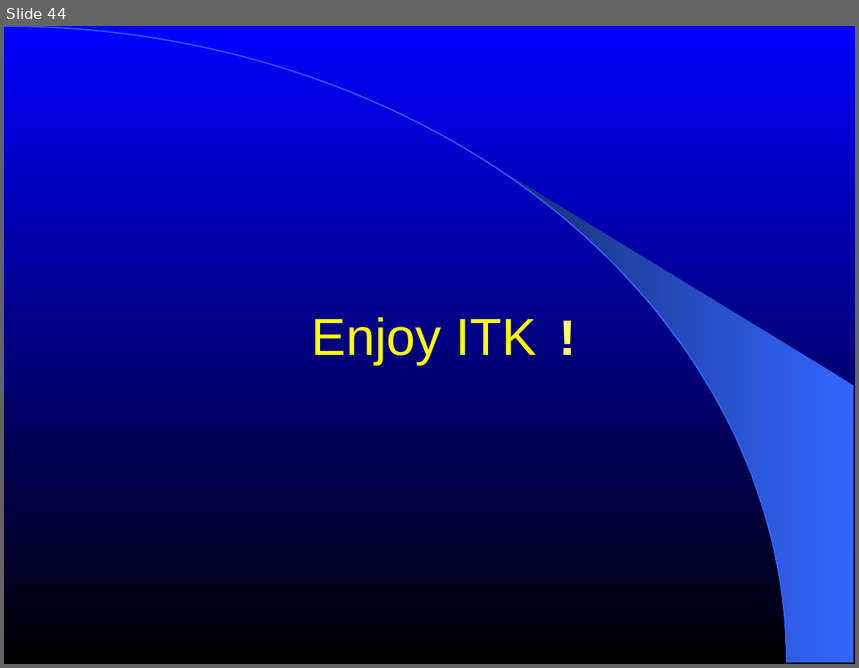
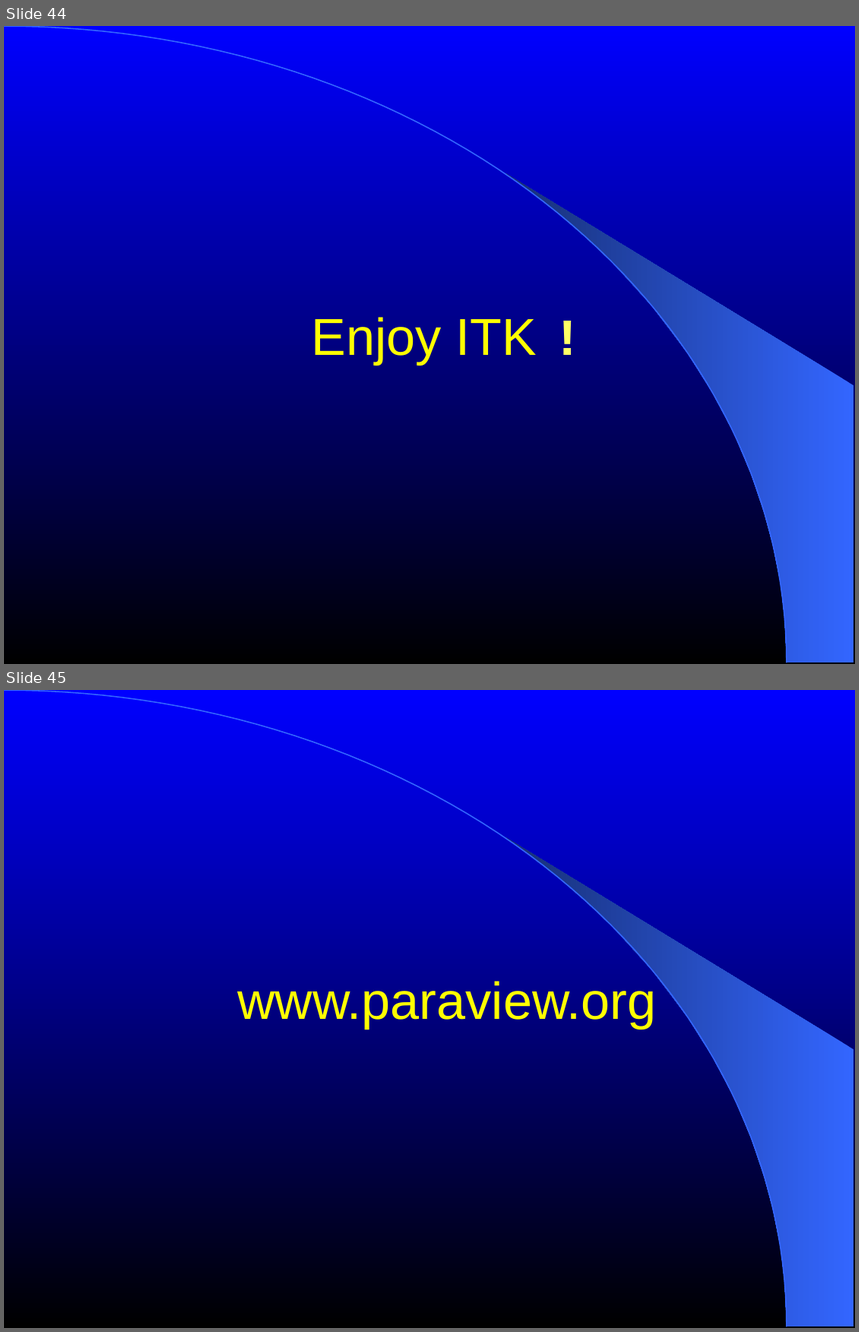
Before and after one commit to lheckemann/namic-sandbox, a slide deck: ITKAdvancedCourse/doc/presentations/Insight-Segmentation.ppt. Shown one above the other, each under a label of ours: slide 44 before the commit, slides 44 and 45 after it. The pictures are 859x668 and 859x1332 pixels, drawn with LibreOffice and Linux fonts; fonts in the diff are those of the drawing. Boxes give left, top, right and bottom in pixels: in the first picture for what was removed or moved away, otherwise in the second. Text is boxed around its words. In the diff, an @@ line names an element or a change of style, - is before the commit and + after.

```diff
--- a/ITKAdvancedCourse/doc/presentations/Insight-Segmentation.ppt
+++ b/ITKAdvancedCourse/doc/presentations/Insight-Segmentation.ppt
@@ slide 45 added at bbox=[4, 690, 855, 1328], background gradient #0000FF to #000000; not listed: 2 template elements that a slide beside it also shows @@
@@ title added at bbox=[237, 981, 656, 1029], 44 pt, text #FFFF00 @@
+www.paraview.org
```
Also in this commit, not shown: 1 slide changed, 2 other files.
